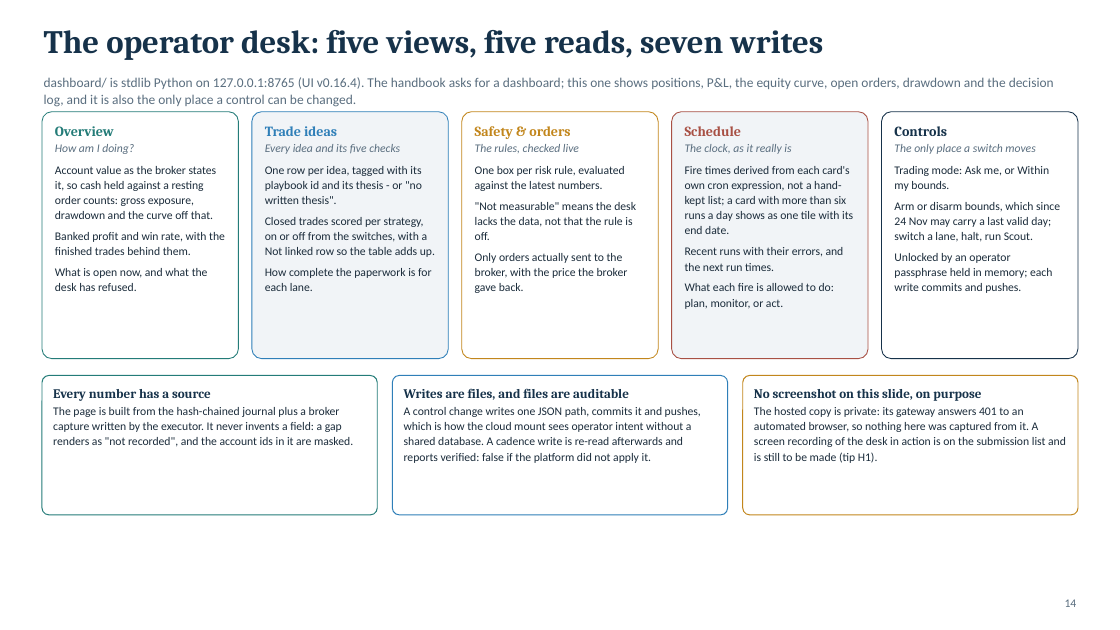
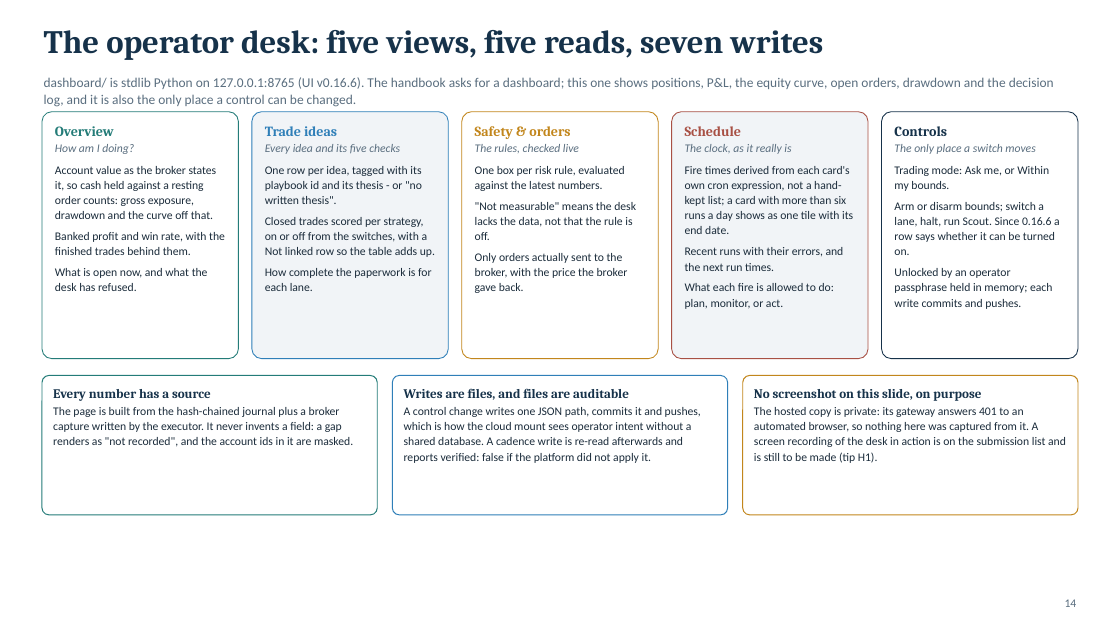
Before and after one commit to aloisohzh/tyche, a slide deck: slide 14 of docs/competition/deck/tyche-competition-deck.pptx. Drawn at 1120x630 pixels with LibreOffice and Linux fonts; fonts in the diff are those of the drawing. Boxes give left, top, right and bottom in pixels: in the first picture for what was removed or moved away, otherwise in the second. Text is boxed around its words. In the diff, an @@ line names an element or a change of style, - is before the commit and + after.

Commit message:
Competition deck: follow main to 0.16.6 and the PB-006 plan
PRs #57 and #58 landed while the deck was being corrected, so it rebase
again and re-source the four claims they moved: the desk version, the
Controls readiness answer, PB-006's new plan page, and the cap-sum tiles,
whose 75% line described the guard's all-on sum as something it would
refuse when it is inside the ceiling.

```diff
--- a/docs/competition/deck/tyche-competition-deck.pptx
+++ b/docs/competition/deck/tyche-competition-deck.pptx
@@ text at [44, 77, 1054, 107]: text changed @@
-dashboard/ is stdlib Python on 127.0.0.1:8765 (UI v0.16.4). The handbook asks for a dashboard; this one shows positions, P&L, the equity curve, open orders, drawdown and the decision log, and it is also the only place a control can be changed.
+dashboard/ is stdlib Python on 127.0.0.1:8765 (UI v0.16.6). The handbook asks for a dashboard; this one shows positions, P&L, the equity curve, open orders, drawdown and the decision log, and it is also the only place a control can be changed.
@@ text in rounded rectangle at [894, 202, 1060, 255]: text changed @@
-Arm or disarm bounds, which since 24 Nov may carry a last valid day; switch a lane, halt, run Scout.
+Arm or disarm bounds; switch a lane, halt, run Scout. Since 0.16.6 a row says whether it can be turned on.
```
Also in this commit, not shown: 2 other slides changed, 1 other file.
